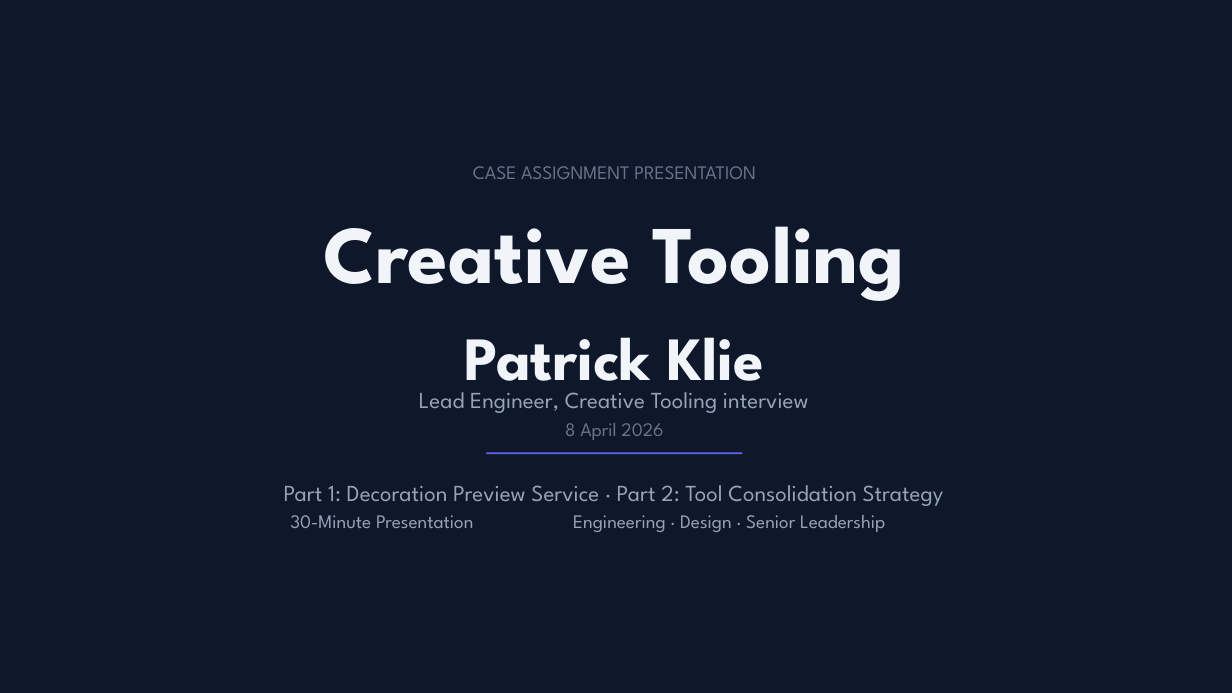
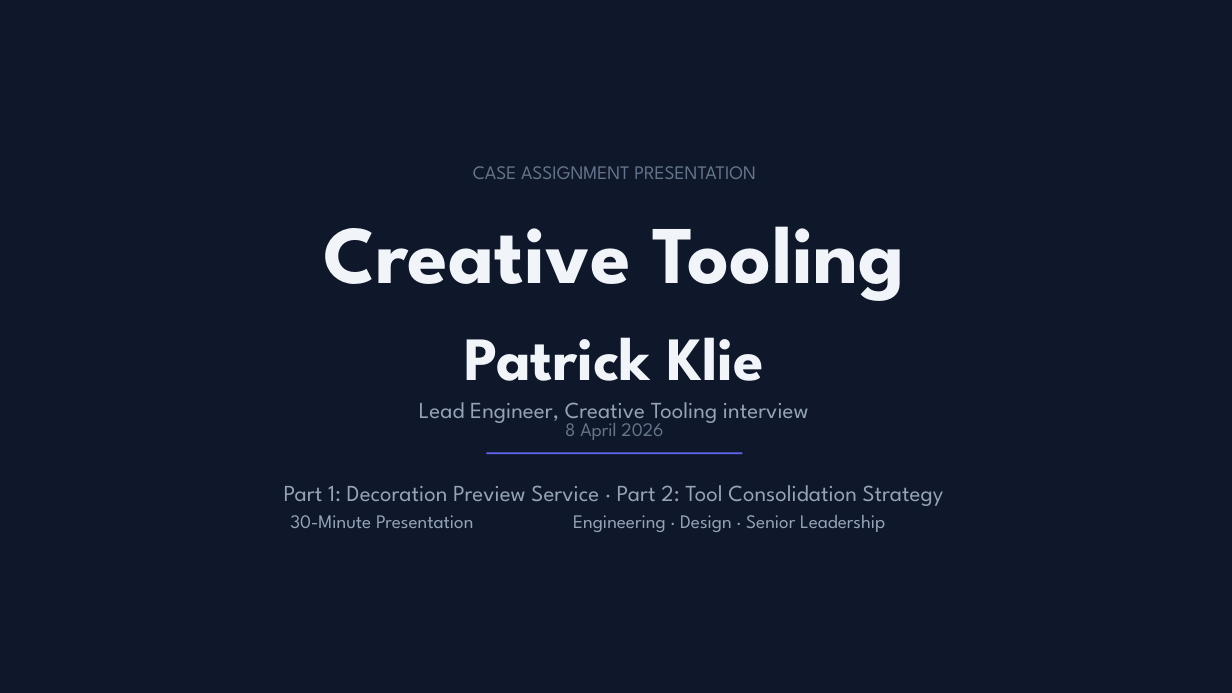
Before and after one commit to patman77/decoration-preview-service, a slide deck: slide 1 of docs/presentation/decoration-preview-service_4b541b44.pptx. Drawn at 1232x693 pixels with LibreOffice and Linux fonts; fonts in the diff are those of the drawing; background and template pictures are left out. Boxes give left, top, right and bottom in pixels: in the first picture for what was removed or moved away, otherwise in the second. Text is boxed around its words. In the diff, an @@ line names an element or a change of style, - is before the commit and + after.

Commit message:
Increase title slide header spacing

```diff
--- a/docs/presentation/decoration-preview-service_4b541b44.pptx
+++ b/docs/presentation/decoration-preview-service_4b541b44.pptx
@@ text "Lead Engineer, Creative Tooling interview" moved from (x1=419, y1=392, x2=809, y2=413) to (x1=419, y1=402, x2=809, y2=425) @@
```
